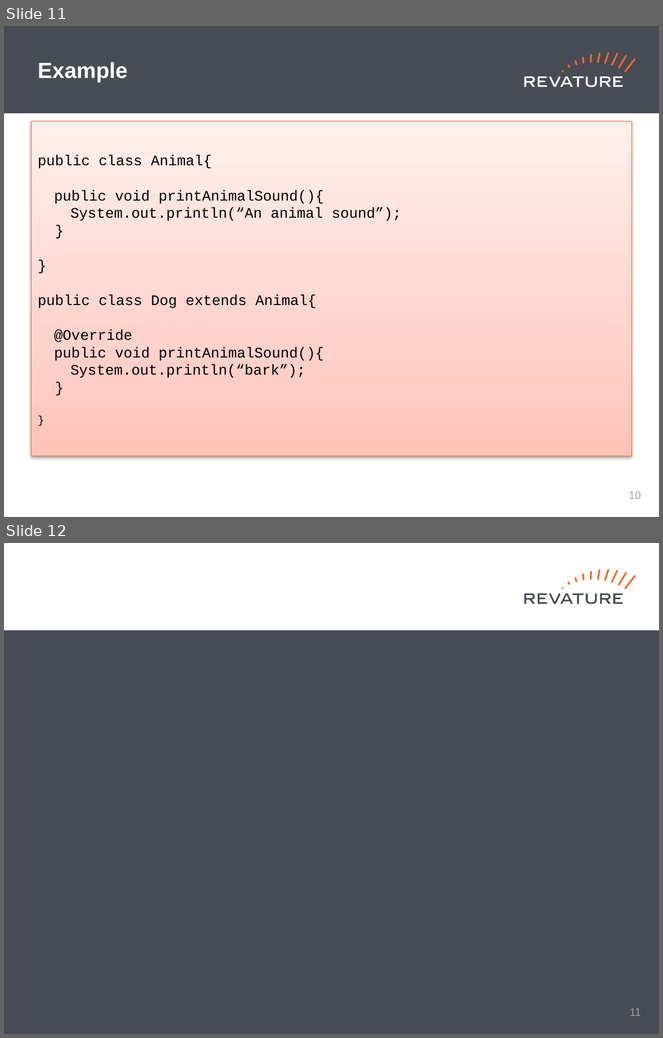
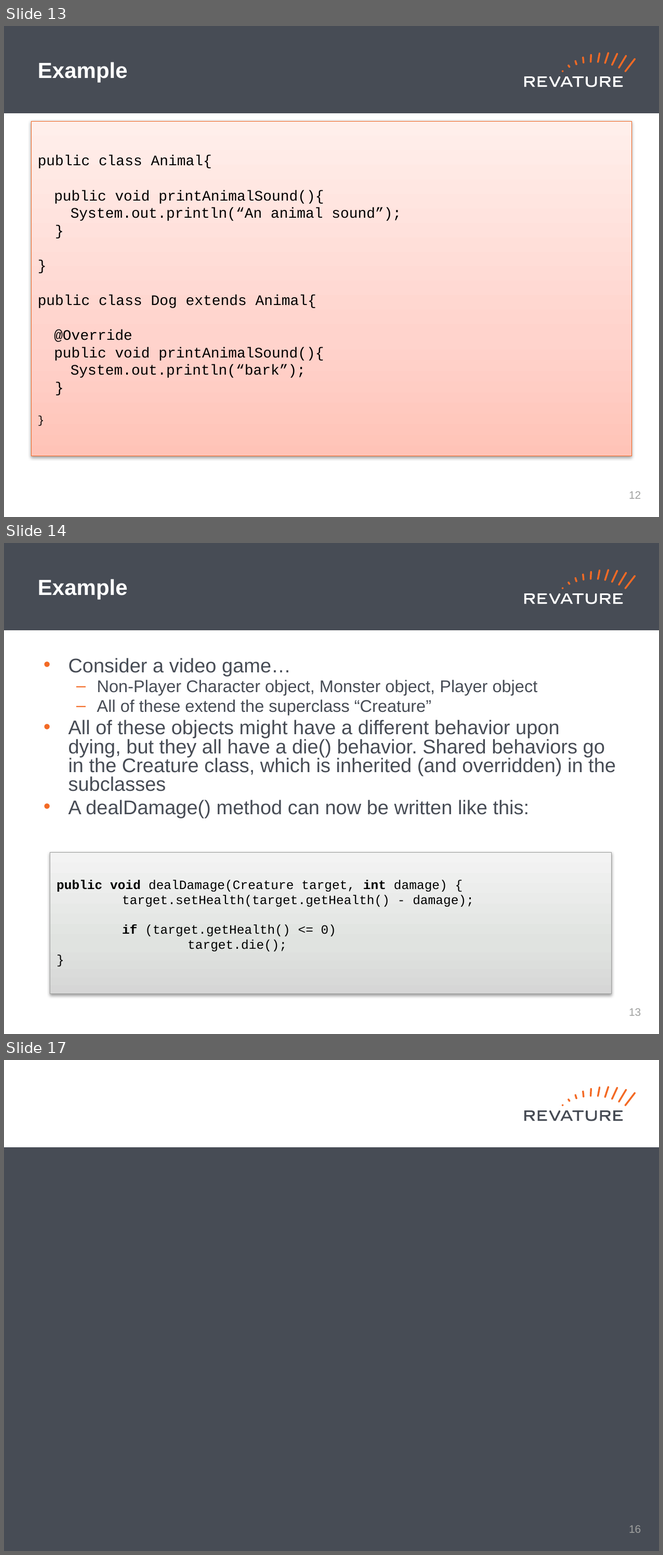
Before and after one commit to jhigherevature/8302021_RAP, a slide deck: powerpoints/Day_13.pptx. Shown one above the other, each under a label of ours: slides 11 and 12 before the commit, slides 13, 14 and 17 after it; the slides between them are not shown. The pictures are 663x1038 and 663x1555 pixels, drawn with LibreOffice and Linux fonts; fonts in the diff are those of the drawing. Boxes give left, top, right and bottom in pixels: in the first picture for what was removed or moved away, otherwise in the second. Text is boxed around its words. In the diff, an @@ line names an element or a change of style, - is before the commit and + after.

```diff
--- a/powerpoints/Day_13.pptx
+++ b/powerpoints/Day_13.pptx
@@ slide 14 added at (x1=4, y1=543, x2=659, y2=1034), background #FFFFFF; not listed: 19 template elements that a slide beside it also shows @@
@@ title added at (x1=38, y1=579, x2=128, y2=599), 24 pt, text #FFFFFF, bold @@
+Example
@@ text added at (x1=68, y1=658, x2=616, y2=818), 21.7 pt, text #474C55 @@
+• Consider a video game…
+  – Non-Player Character object, Monster object, Player object
+  – All of these extend the superclass “Creature”
+• All of these objects might have a different behavior upon dying, but they all have a die() behavior. Shared behaviors go in the Creature class, which is inherited (and overridden) in the subclasses
+• A dealDamage() method can now be written like this:
@@ rectangle added at (x1=50, y1=853, x2=611, y2=994), fill gradient #D6D7D6 to #E2E2E2 to #F4F4F4, outline #9C9D9C 0.75 pt, 14 pt, text #000000 @@
+public void dealDamage(Creature target, int damage) {
+target.setHealth(target.getHealth() - damage);
+if (target.getHealth() <= 0)
+target.die();
+}
@@ page number added at (x1=629, y1=1008, x2=641, y2=1016), 12 pt, text #A0A1A0 @@
+13
@@ what was slide 11 is now slide 13 @@
@@ page number at (x1=629, y1=491, x2=641, y2=499): text changed @@
-10
+12
@@ what was slide 12 is now slide 17 @@
@@ page number at (x1=629, y1=1525, x2=641, y2=1533): text changed @@
-11
+16
```
Also in this commit, not shown: 4 other slides added, 4 other files.
